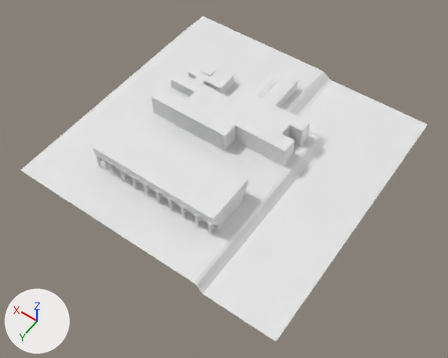
Two versions of the Blender file MAC420_ComputacaoGrafica/EP2/Models/IMEblocoB.blend, one commit apart.
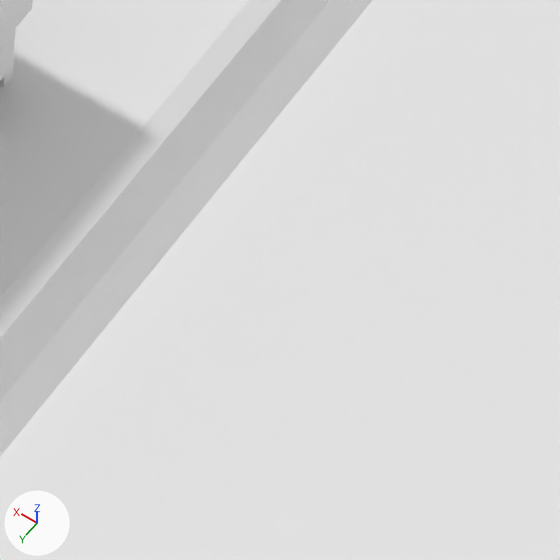
Old and new are each drawn whole from a 50 mm camera at (-23.5, 30.6, 46.1) aimed at (-1.7, 0.1, -1.8) and again close up on the part from 54% to 71% of the width and 51% to 72% of the height. The axes (+X, +Y, +Z) are drawn at lower left. The lights are the same throughout. Materials are left out; every surface is plain grey.

Names of what the first close-up shows: 'BlocoA', 'Terrain'.
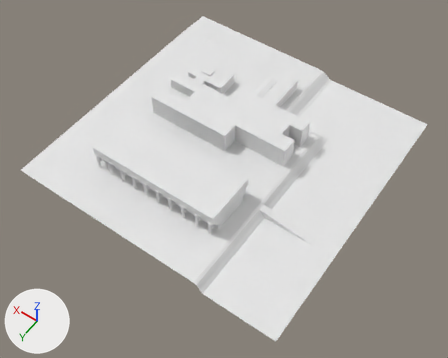
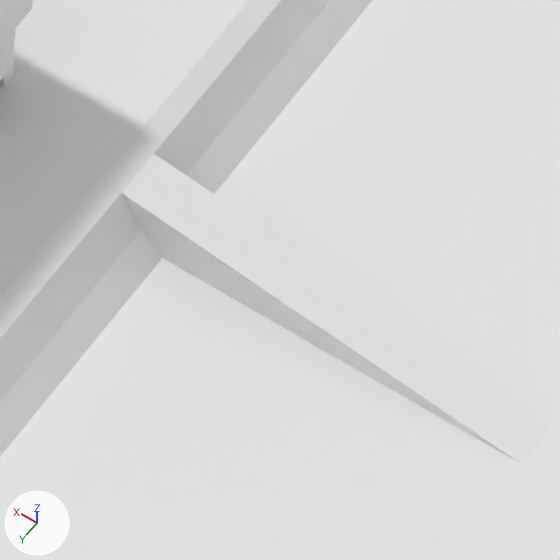
Edits to the bpy script that builds the scene:
```text
Change me_plane:
    used by ob_terrain; location = (2.0, -0.63, -0.15); scale = (9.07, 9.07, 9.07)
    remove me_plane.from_pydata(...)  # 6569 vertices, 6120 faces; spans x -1.88..1.32, y -1.86..1.35, z -0.11..0.0
    add me_plane.from_pydata(...)  # 2616 vertices, 1301 faces; spans x -1.88..1.32, y -1.86..1.35, z -0.11..0.0
    me_plane part 1: 3956 vertices removed from x -1.84..1.0, y -1.77..1.31, z -0.1..0.0; 3 vertices added at x -1.62, y 0.22..0.3, z -0.1
```

Changed parts and their boxes [x1, y1, x2, y2] in the close-ups (560 x 560 px):
part 1 of me_plane, cut back: [121, 154, 517, 462] in both
